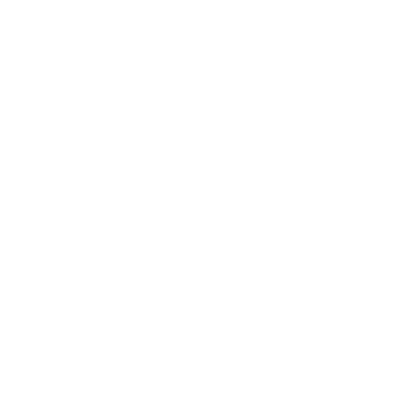
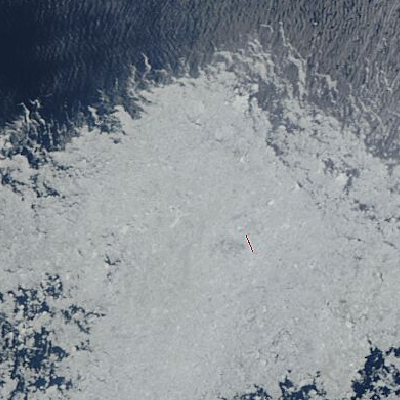
Layer changes from the first 400×400 image to the second:
added layer "Layer 1" above "Background" over box(0, 0, 400, 400)
